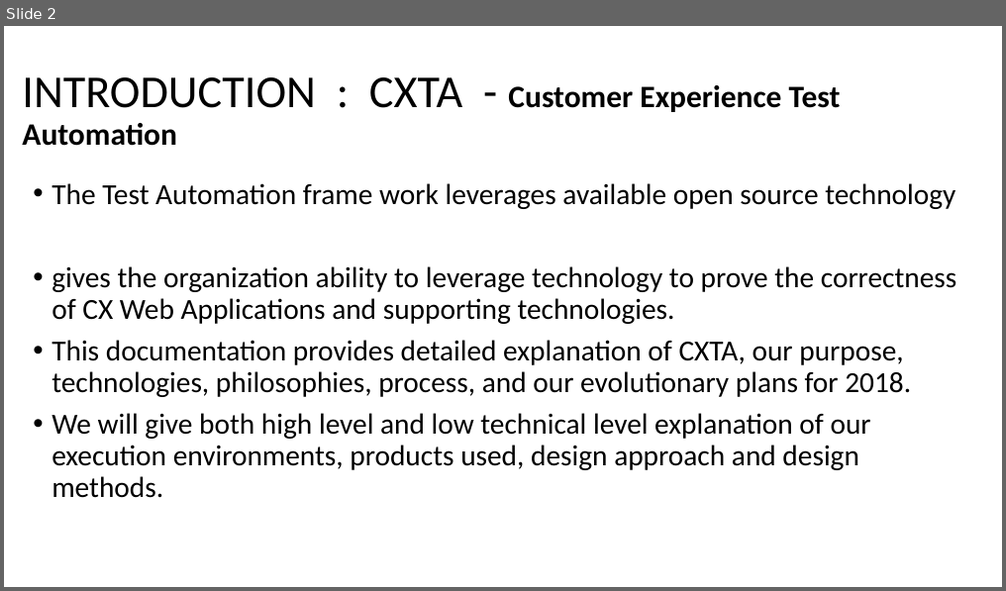
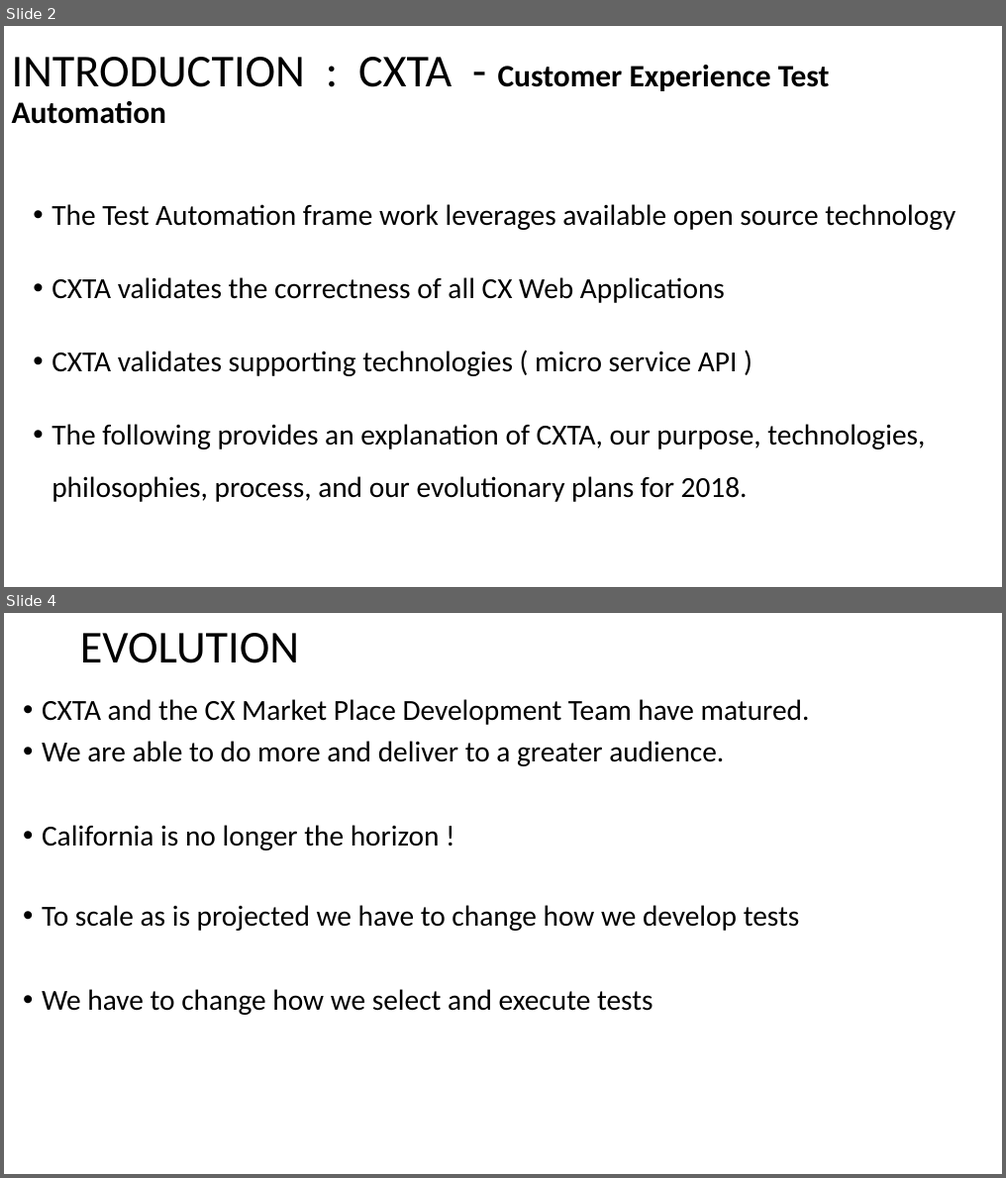
Before and after one commit to raghav9329/mainProf, a slide deck: CurrentWork_Delta/CX_StrategyPowerPoint.pptx. Shown one above the other, each under a label of ours: slide 2 before the commit, slides 2 and 4 after it; the slides between them are not shown. The pictures are 1006x591 and 1006x1178 pixels, drawn with LibreOffice and Linux fonts; fonts in the diff are those of the drawing. Boxes give left, top, right and bottom in pixels: in the first picture for what was removed or moved away, otherwise in the second. Text is boxed around its words. In the diff, an @@ line names an element or a change of style, - is before the commit and + after.

```diff
--- a/CurrentWork_Delta/CX_StrategyPowerPoint.pptx
+++ b/CurrentWork_Delta/CX_StrategyPowerPoint.pptx
@@ slide 4 added at <box>4,613,1002,1174</box>, background #FFFFFF @@
@@ title added at <box>80,633,299,663</box>, 44 pt, text #000000 @@
+EVOLUTION
@@ text added at <box>42,699,810,1015</box>, 28 pt, text #000000 @@
+• CXTA and the CX Market Place Development Team have matured.
+• We are able to do more and deliver to a greater audience.
+• California is no longer the horizon !
+• To scale as is projected we have to change how we develop tests
+• We have to change how we select and execute tests
@@ slide 2 changed as well @@
@@ title "INTRODUCTION : CXTA - Customer ...": place and size @@
-title "INTRODUCTION : CXTA - Customer ..." at <box>22,77,841,146</box>
+title "INTRODUCTION : CXTA - Customer ..." at <box>12,57,830,124</box>
@@ title "INTRODUCTION : CXTA - Customer ..." at <box>12,57,830,124</box>: vertical alignment middle to top @@
@@ text at <box>52,204,955,230</box>: line spacing 0.9 to 1.5; more space between paragraphs @@
@@ text at <box>52,277,925,502</box>: text changed @@
-• gives the organization ability to leverage technology to prove the correctness of CX Web Applications and supporting technologies.
-• This documentation provides detailed explanation of CXTA, our purpose, technologies, philosophies, process, and our evolutionary plans for 2018.
-• We will give both high level and low technical level explanation of our execution environments, products used, design approach and design methods.
+• CXTA validates the correctness of all CX Web Applications
+• CXTA validates supporting technologies ( micro service API )
+• The following provides an explanation of CXTA, our purpose, technologies, philosophies, process, and our evolutionary plans for 2018.
```
Also in this commit, not shown: 1 other slide changed, 7 other slides added.
